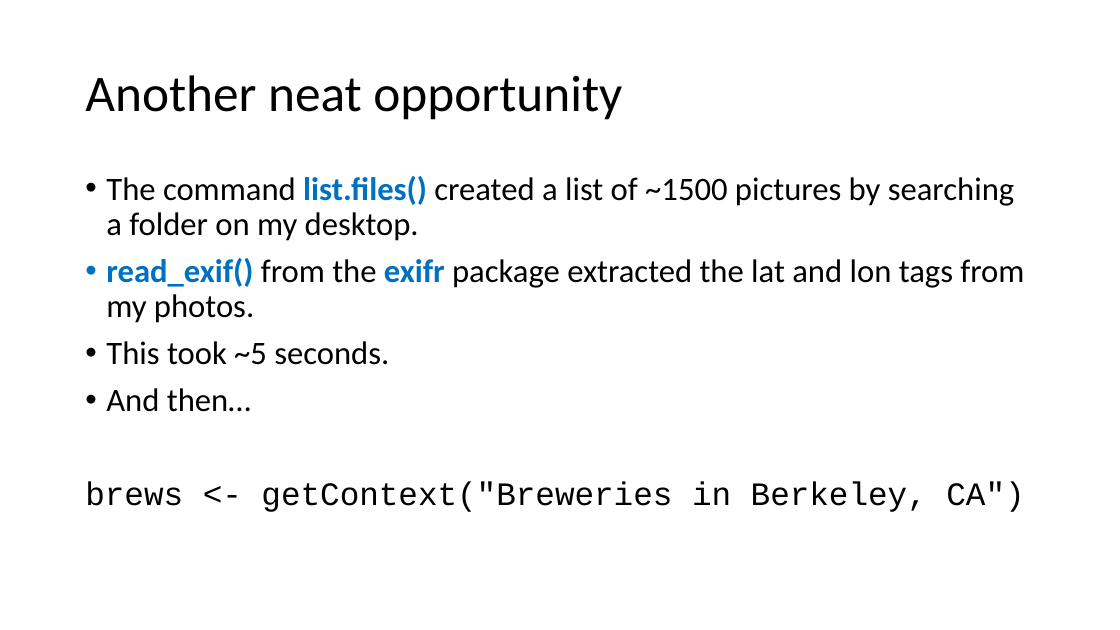
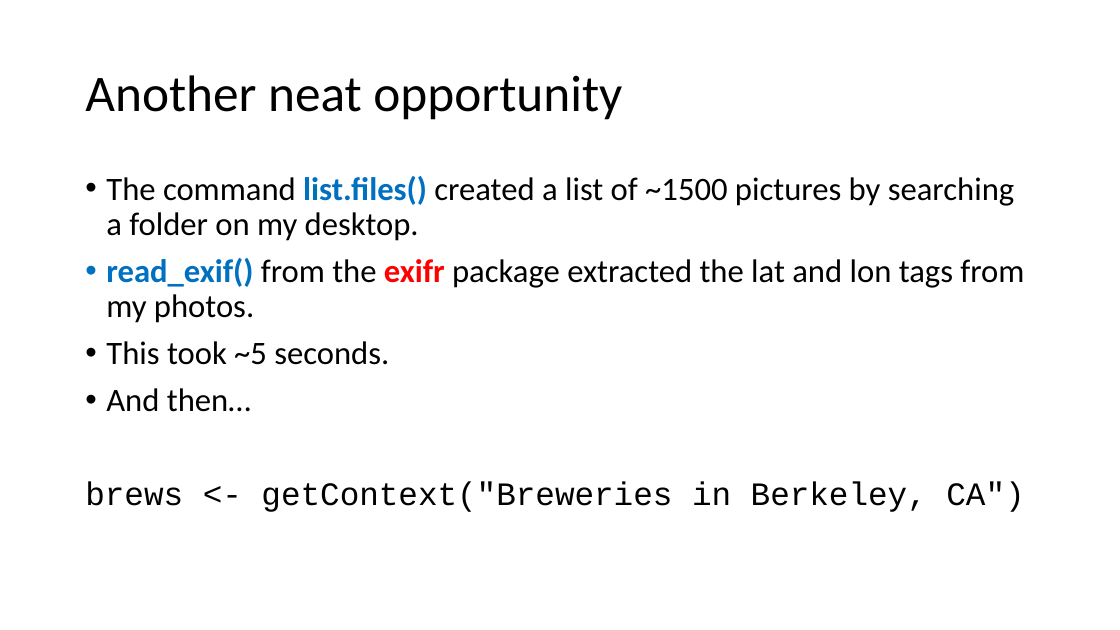
Before and after one commit to nrjjones/BuildingContextualData, a slide deck: slide 71 of presentation/Jones - Contextual Data Presentation.pptx. Drawn at 1120x630 pixels with LibreOffice and Linux fonts; fonts in the diff are those of the drawing. Boxes give left, top, right and bottom in pixels: in the first picture for what was removed or moved away, otherwise in the second. Text is boxed around its words. In the diff, an @@ line names an element or a change of style, - is before the commit and + after.

```diff
--- a/presentation/Jones - Contextual Data Presentation.pptx
+++ b/presentation/Jones - Contextual Data Presentation.pptx
@@ text at [106,258,1024,323]: text colour #0070C0 to #FF0000 in "exifr" @@
```
Also in this commit, not shown: 8 other slides changed.
